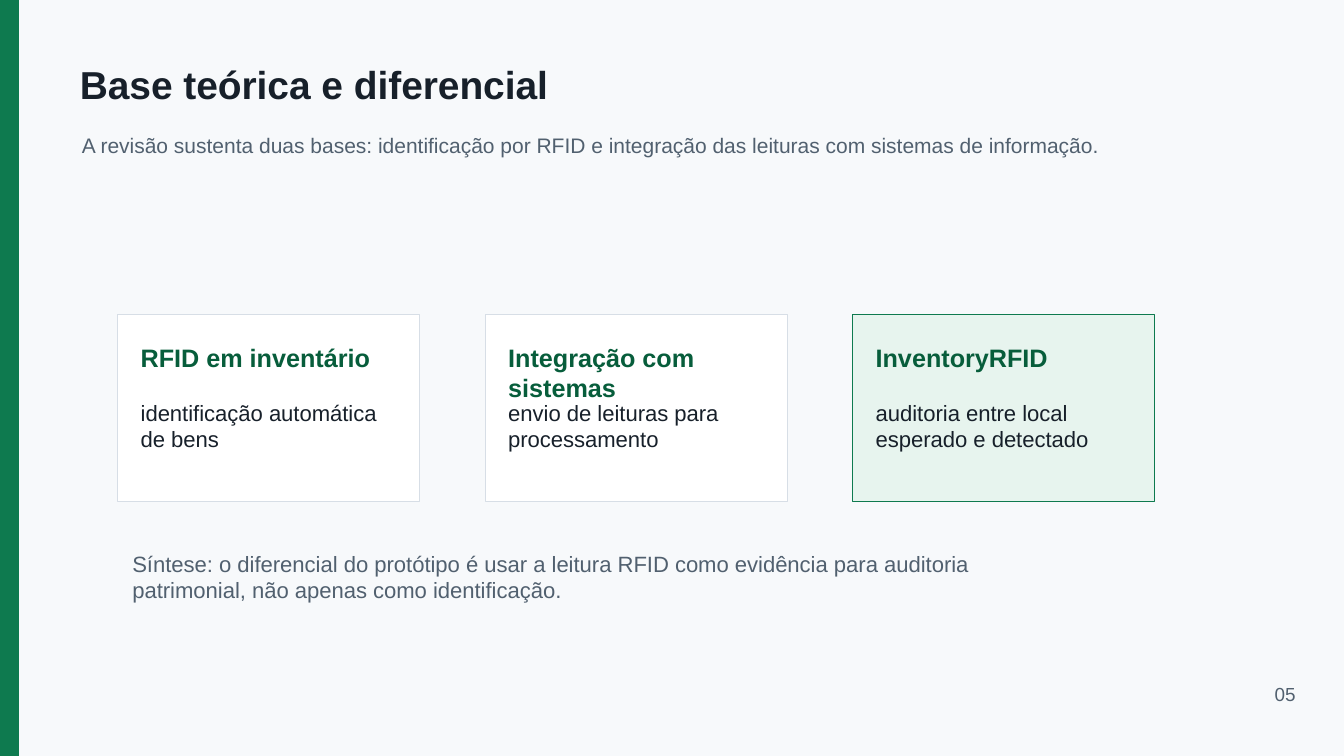
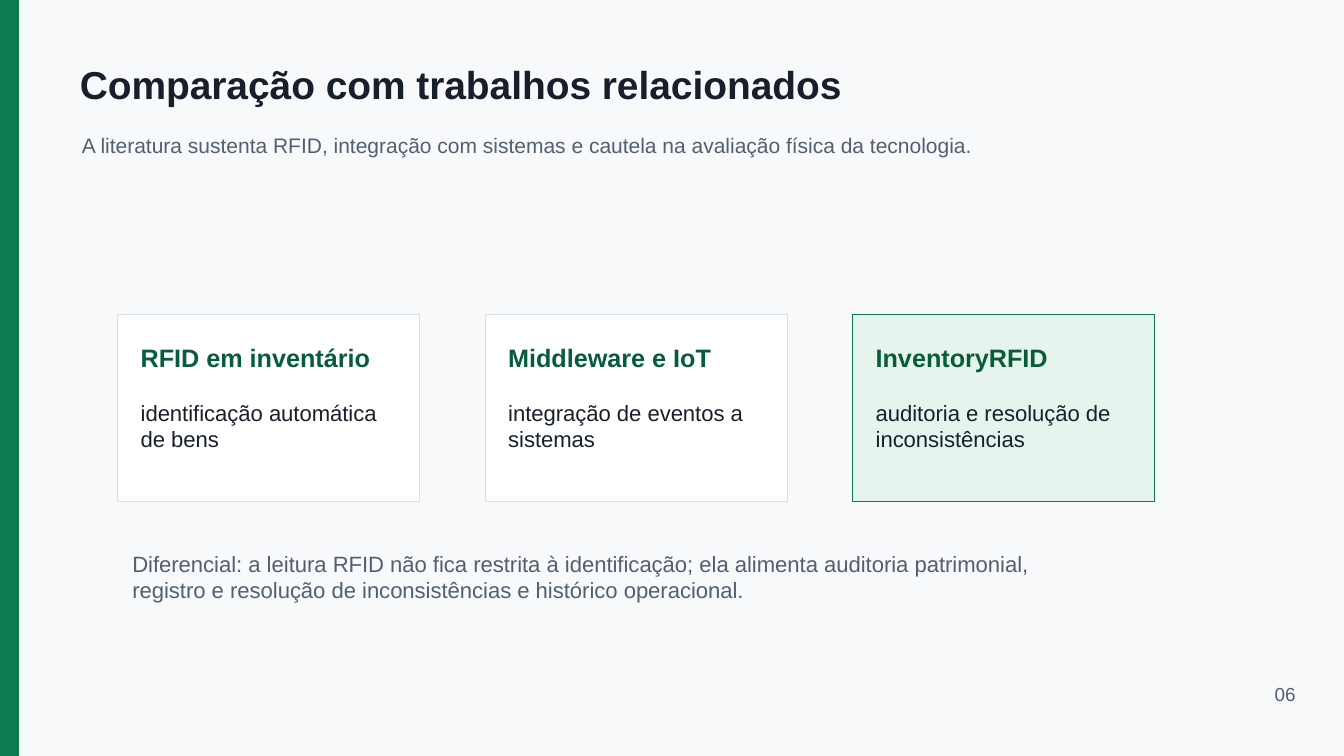
Before and after one commit to EzekLobo/InventoryRFID, a slide deck: slide 6 of docs/tcc/apresentacao-inventoryrfid-15min.pptx (slide 5 before the commit). Drawn at 1344x756 pixels with LibreOffice and Linux fonts; fonts in the diff are those of the drawing. Boxes give left, top, right and bottom in pixels: in the first picture for what was removed or moved away, otherwise in the second. Text is boxed around its words. In the diff, an @@ line names an element or a change of style, - is before the commit and + after.

```diff
--- a/docs/tcc/apresentacao-inventoryrfid-15min.pptx
+++ b/docs/tcc/apresentacao-inventoryrfid-15min.pptx
@@ text at bbox=[80, 70, 842, 106]: text changed @@
-Base teórica e diferencial
+Comparação com trabalhos relacionados
@@ text at bbox=[82, 137, 971, 157]: text changed @@
-A revisão sustenta duas bases: identificação por RFID e integração das leituras com sistemas de informação.
+A literatura sustenta RFID, integração com sistemas e cautela na avaliação física da tecnologia.
@@ text at bbox=[508, 348, 711, 368]: text changed @@
-Integração com sistemas
+Middleware e IoT
@@ text at bbox=[508, 405, 743, 448]: text changed @@
-envio de leituras para processamento
+integração de eventos a sistemas
@@ text at bbox=[876, 405, 1111, 448]: text changed @@
-auditoria entre local esperado e detectado
+auditoria e resolução de inconsistências
@@ text at bbox=[132, 555, 1029, 603]: text changed @@
-Síntese: o diferencial do protótipo é usar a leitura RFID como evidência para auditoria patrimonial, não apenas como identificação.
+Diferencial: a leitura RFID não fica restrita à identificação; ela alimenta auditoria patrimonial, registro e resolução de inconsistências e histórico operacional.
```
Also in this commit, not shown: 13 other slides changed, 4 slides added, 3 slides removed.
